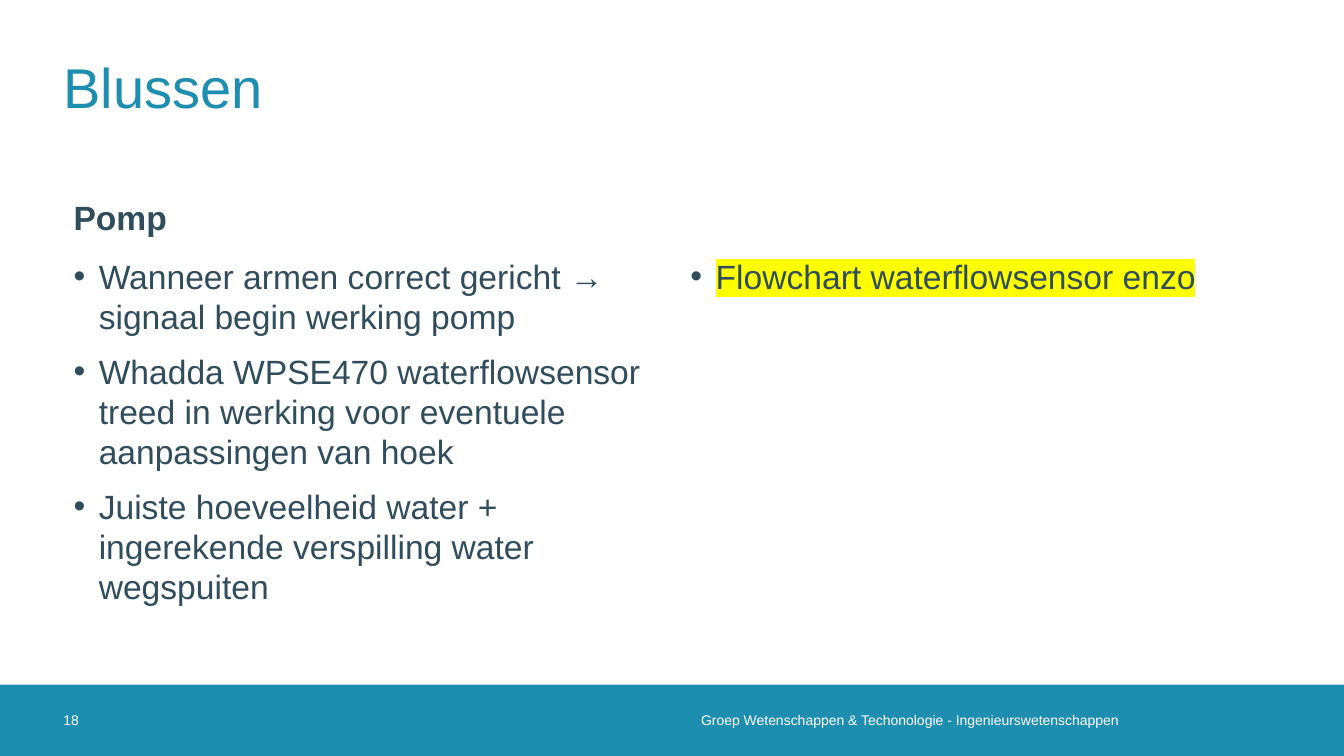
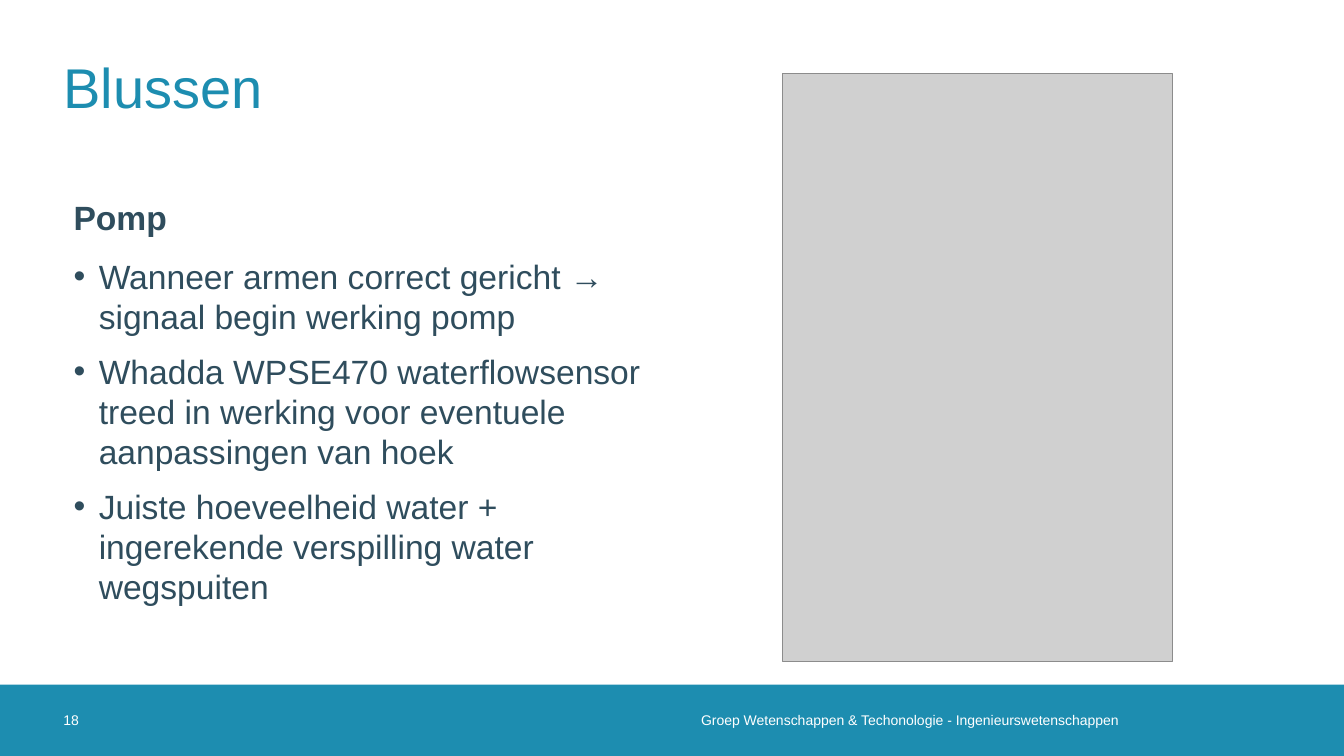
Before and after one commit to 2023-2022-KULAK-IW/2022_2023_Probleemoplossen_en_Ontwerpen_2, a slide deck: slide 18 of Tussentijdse Presentatie .pptx. Drawn at 1344x756 pixels with LibreOffice and Linux fonts; fonts in the diff are those of the drawing; grey boxes stand for pictures; background and template pictures are left out. Boxes give left, top, right and bottom in pixels: in the first picture for what was removed or moved away, otherwise in the second. Text is boxed around its words. In the diff, an @@ line names an element or a change of style, - is before the commit and + after.

```diff
--- a/Tussentijdse Presentatie .pptx
+++ b/Tussentijdse Presentatie .pptx
@@ picture added at box(782, 74, 1173, 661) @@
@@ text removed at box(716, 262, 1196, 296) @@
-• Flowchart waterflowsensor enzo
```
Also in this commit, not shown: 6 other slides changed, 2 slides removed, 3 other files.
